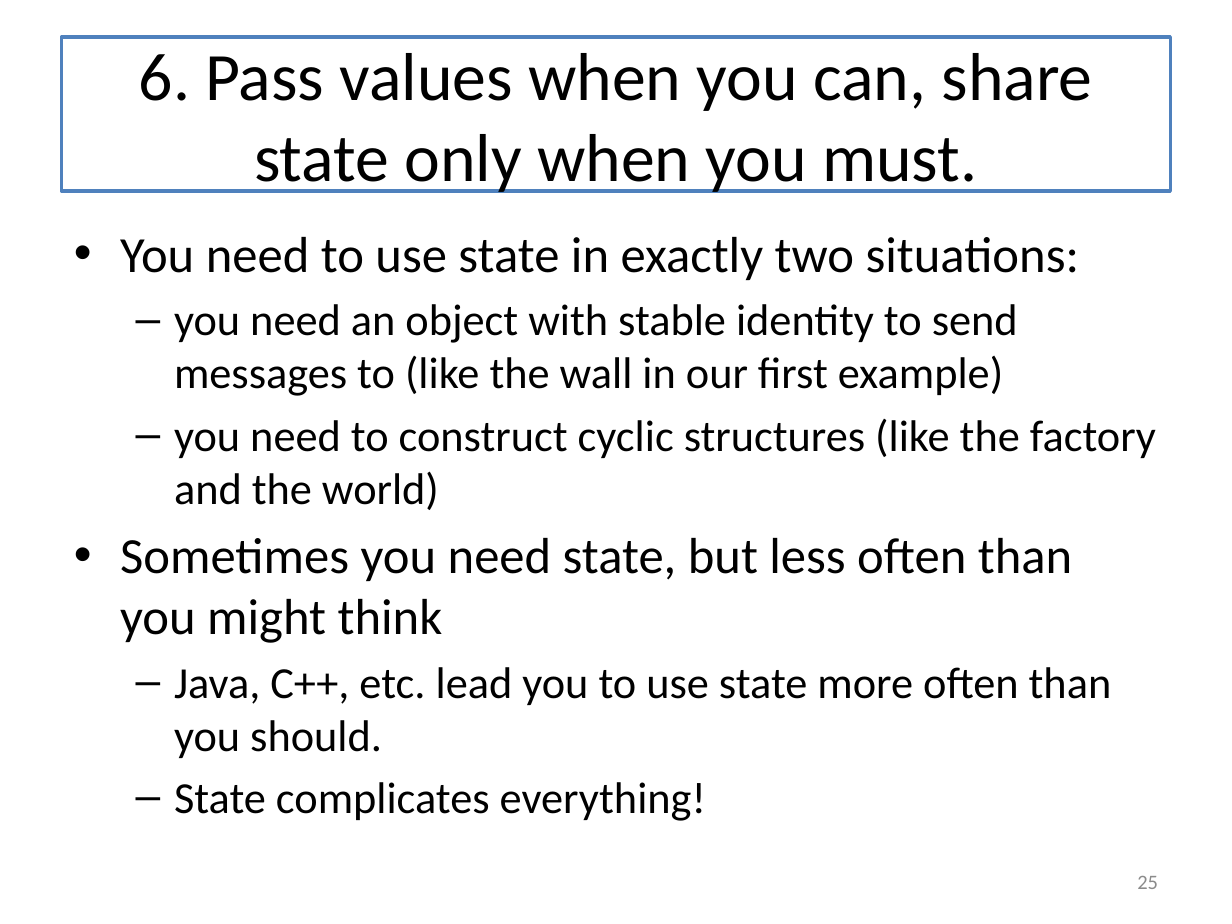
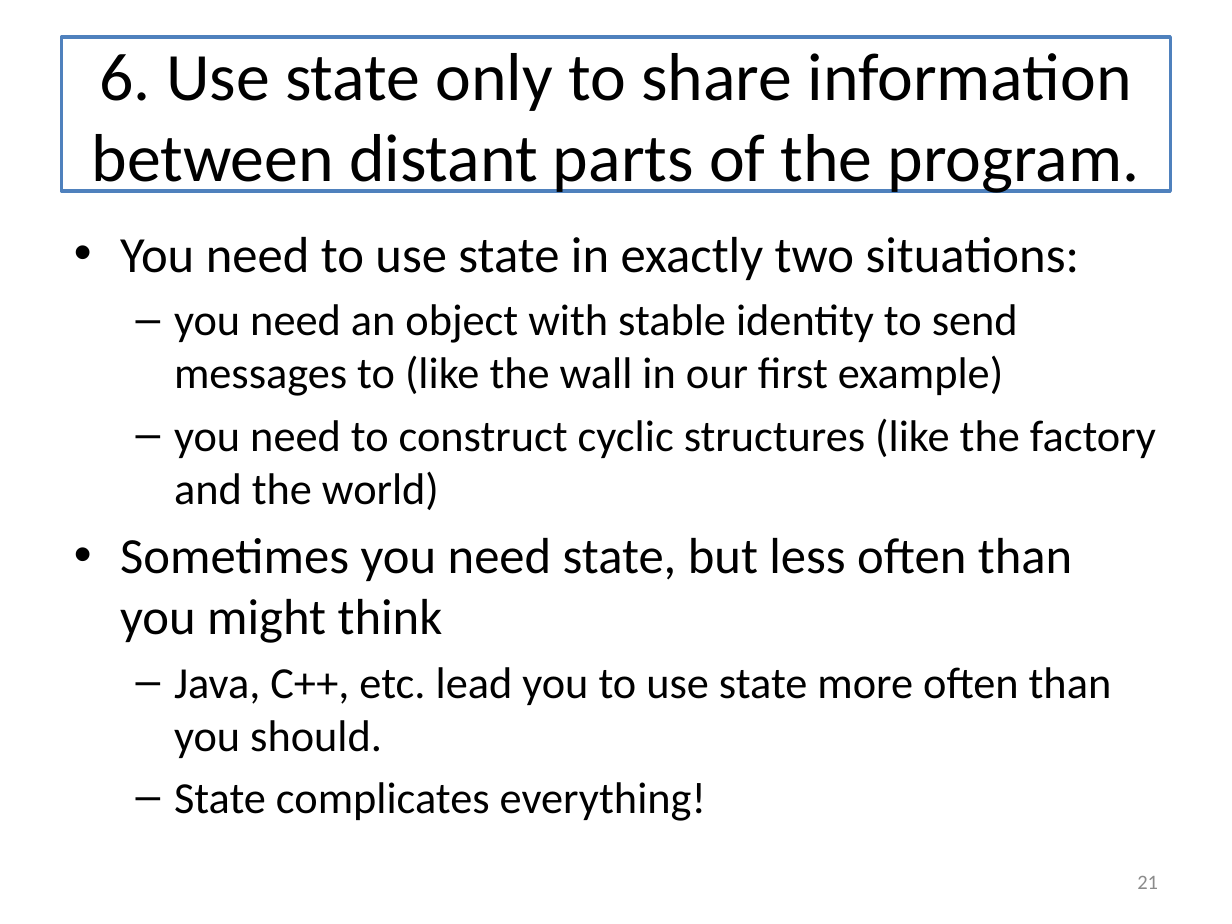
Before and after one commit to mwand/cs5010f16, a slide deck: slide 21 of Slides/Lesson 12.1 The Last Lecture.pptx (slide 25 before the commit). Drawn at 1232x924 pixels with LibreOffice and Linux fonts; fonts in the diff are those of the drawing. Boxes give left, top, right and bottom in pixels: in the first picture for what was removed or moved away, otherwise in the second. Text is boxed around its words. In the diff, an @@ line names an element or a change of style, - is before the commit and + after.

```diff
--- a/Slides/Lesson 12.1 The Last Lecture.pptx
+++ b/Slides/Lesson 12.1 The Last Lecture.pptx
@@ title at [91, 53, 1140, 193]: text changed @@
-6. Pass values when you can, share state only when you must.
+6. Use state only to share information between distant parts of the program.
@@ page number at [1137, 876, 1158, 889]: text changed @@
-25
+21
```
Also in this commit, not shown: 10 other slides changed, 5 slides added, 3 slides removed.
